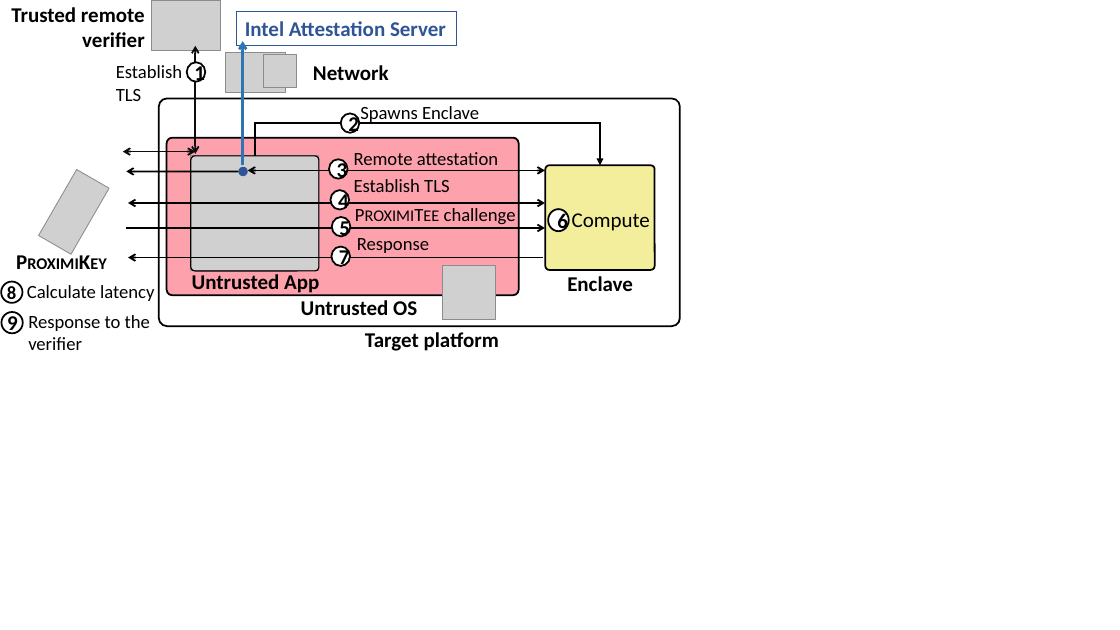
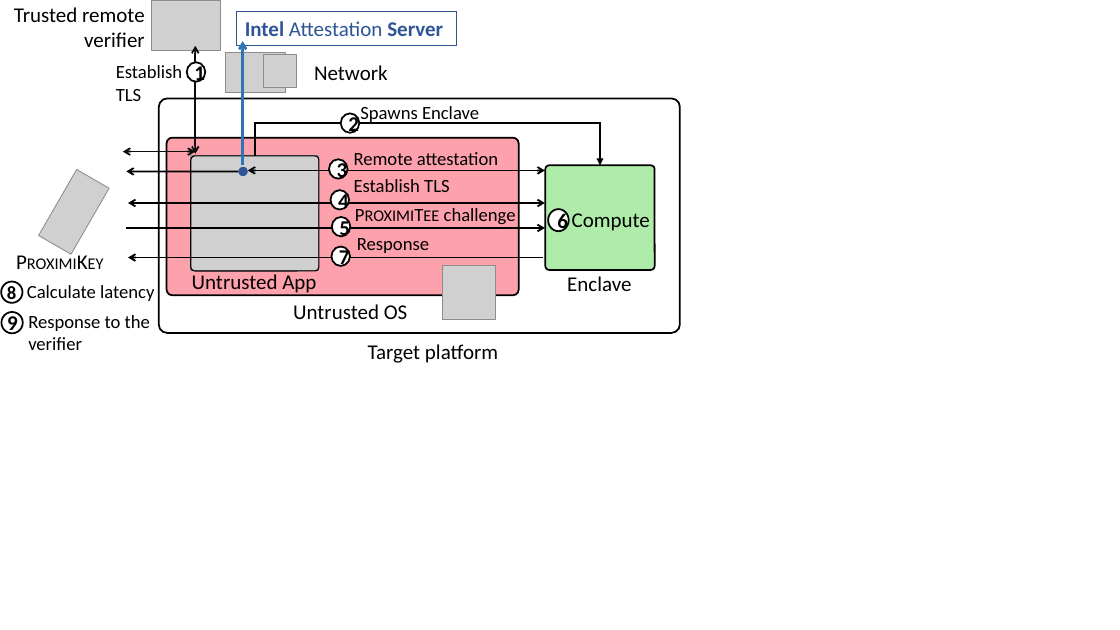
Before and after one commit to aritradhar/PhD-Thesis, a slide deck: slide 2 of chapters/ProximiTEE/images_new/figs.pptx. Drawn at 1120x630 pixels with LibreOffice and Linux fonts; fonts in the diff are those of the drawing; grey boxes stand for pictures. Boxes give left, top, right and bottom in pixels: in the first picture for what was removed or moved away, otherwise in the second. Text is boxed around its words. In the diff, an @@ line names an element or a change of style, - is before the commit and + after.

```diff
--- a/chapters/ProximiTEE/images_new/figs.pptx
+++ b/chapters/ProximiTEE/images_new/figs.pptx
@@ rectangle "Intel Attestation Server" at box(237, 12, 457, 45): bold off in "Attestation" @@
@@ rounded rectangle: place and size @@
-rounded rectangle at box(159, 98, 680, 326)
+rounded rectangle at box(159, 98, 680, 333)
@@ rounded rectangle at box(545, 166, 655, 271): fill #F2EE9C to #AFECAA @@
@@ bold off in 7 elements at box(8, 245, 116, 278), box(14, 7, 145, 47), box(314, 65, 388, 80), box(192, 271, 316, 295), box(293, 304, 408, 319), box(368, 344, 498, 363), box(567, 276, 631, 291) @@
@@ text "Untrusted OS": place and size @@
-text "Untrusted OS" at box(301, 300, 417, 315)
+text "Untrusted OS" at box(293, 304, 408, 319)
@@ text "Target platform": place and size @@
-text "Target platform" at box(365, 332, 499, 351)
+text "Target platform" at box(368, 344, 498, 363)
```
Also in this commit, not shown: 2 slides added, 10 other files.
